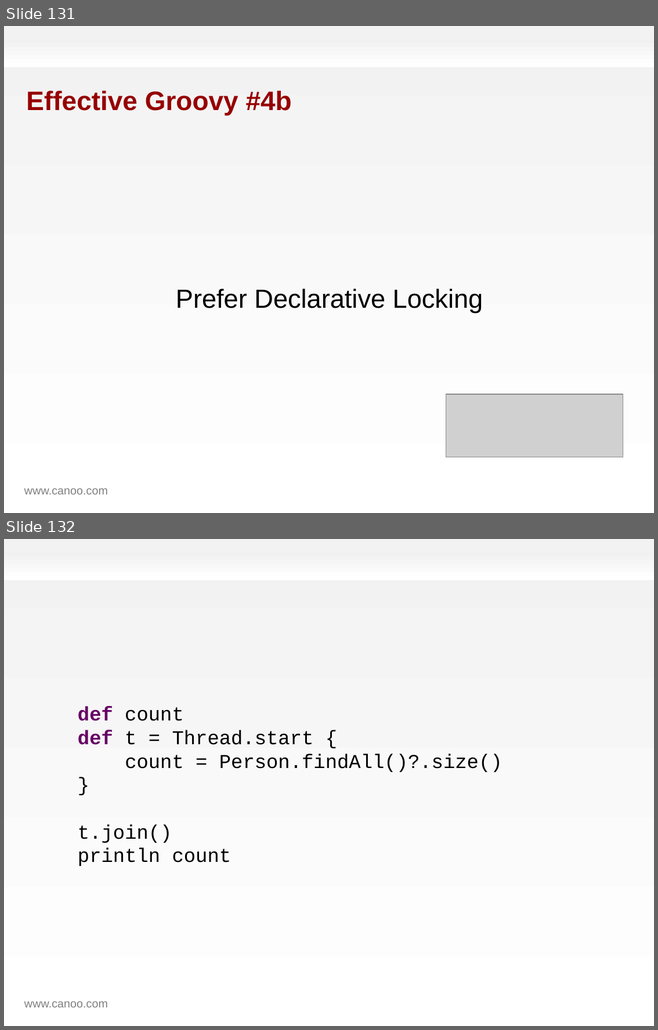
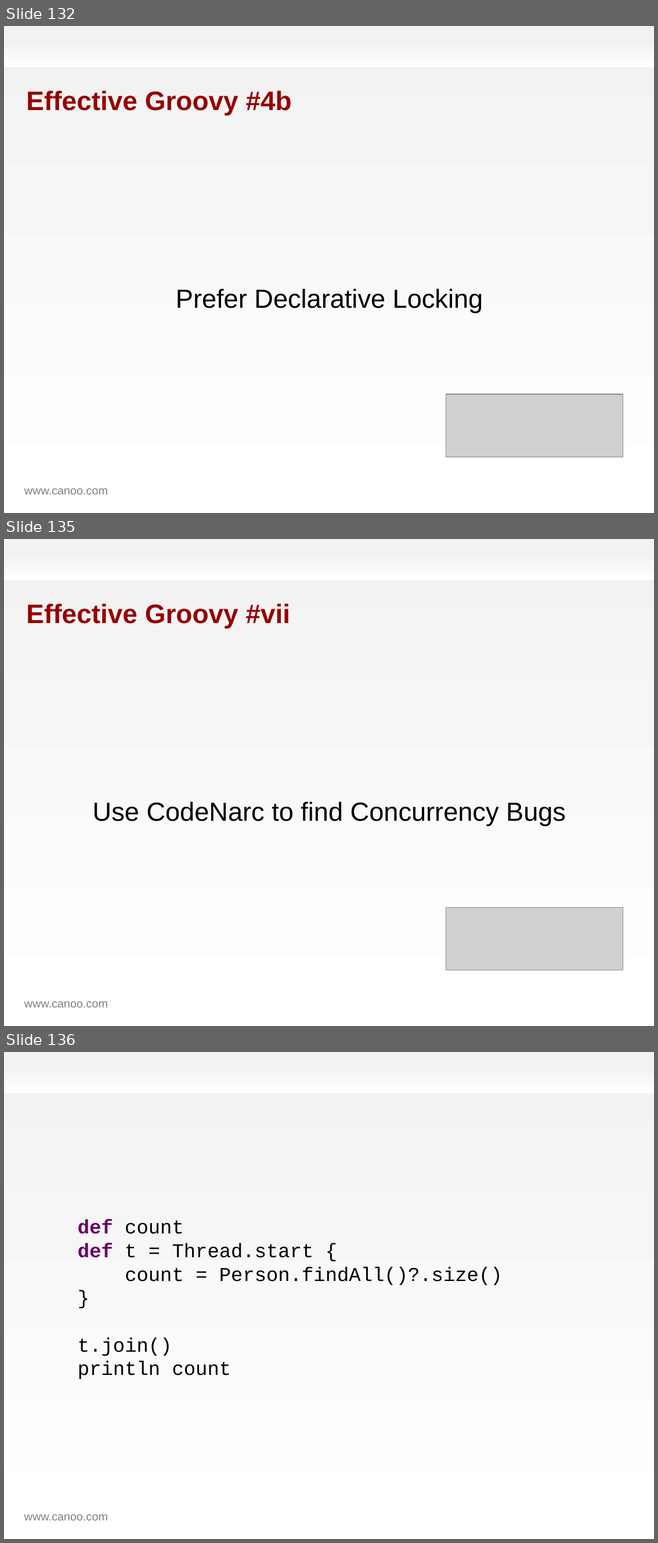
Before and after one commit to HamletDRC/presentations, a slide deck: effectivegroovy/effectivegroovy.odp. Shown one above the other, each under a label of ours: slides 131 and 132 before the commit, slides 132, 135 and 136 after it; the slides between them are not shown. The pictures are 658x1030 and 658x1543 pixels, drawn with LibreOffice and Linux fonts; fonts in the diff are those of the drawing; grey boxes stand for pictures; background and template pictures are left out. Boxes give left, top, right and bottom in pixels: in the first picture for what was removed or moved away, otherwise in the second. Text is boxed around its words. In the diff, an @@ line names an element or a change of style, - is before the commit and + after.

Commit message:
finish effective Groovy for gr8

```diff
--- a/effectivegroovy/effectivegroovy.odp
+++ b/effectivegroovy/effectivegroovy.odp
@@ slide 135 added at box(4, 539, 654, 1026), background gradient #F2F2F2 to #FFFFFF; not listed: 2 template elements that a slide beside it also shows @@
@@ title added at box(26, 603, 291, 628), 32.6 pt, text #960000, bold @@
+Effective Groovy #vii
@@ text added at box(93, 802, 565, 826), 32 pt, text #000000 @@
+Use CodeNarc to find Concurrency Bugs
@@ picture added at box(446, 907, 623, 971) @@
@@ what was slide 131 is now slide 132 @@
@@ what was slide 132 is now slide 136 @@
```
Also in this commit, not shown: 3 slides changed, 6 other slides added, 2 slides removed.
